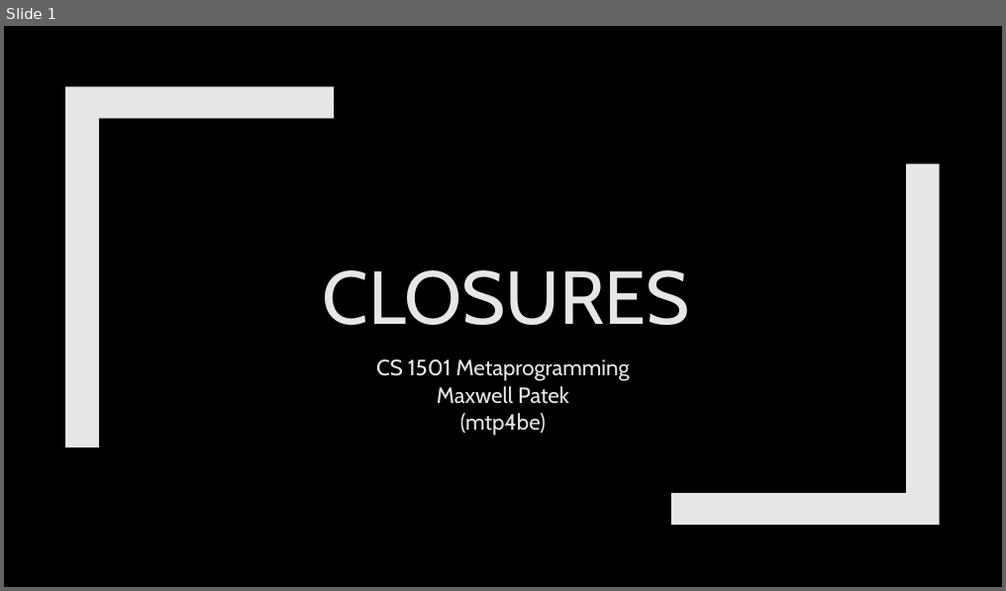
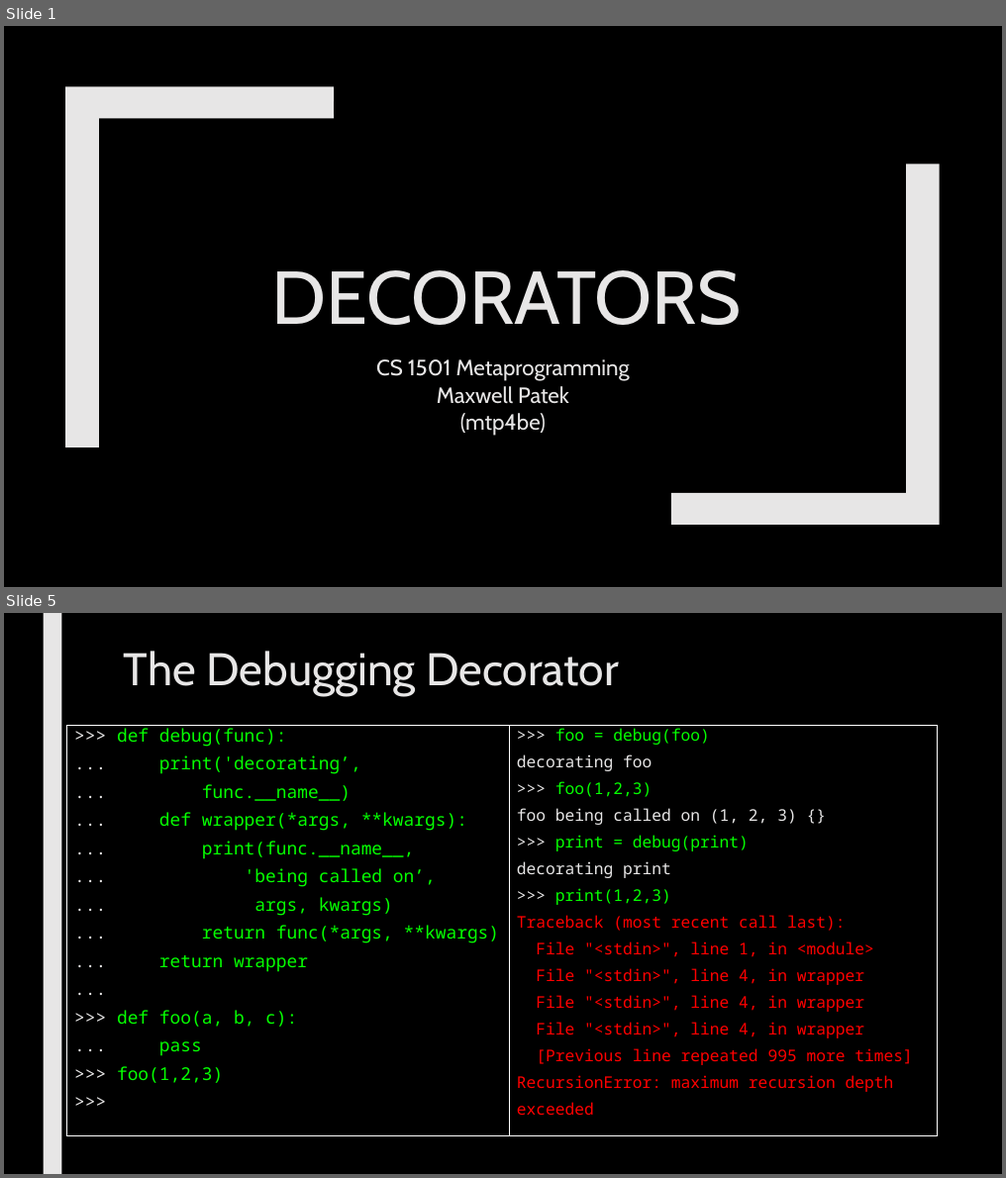
Before and after one commit to max7patek/metaprogramming, a slide deck: slides/04-Decorators.pptx. Shown one above the other, each under a label of ours: slide 1 before the commit, slides 1 and 5 after it; the slides between them are not shown. The pictures are 1006x591 and 1006x1178 pixels, drawn with LibreOffice and Linux fonts; fonts in the diff are those of the drawing. Boxes give left, top, right and bottom in pixels: in the first picture for what was removed or moved away, otherwise in the second. Text is boxed around its words. In the diff, an @@ line names an element or a change of style, - is before the commit and + after.

Commit message:
Finished draft of Decorators

```diff
--- a/slides/04-Decorators.pptx
+++ b/slides/04-Decorators.pptx
@@ slide 5 added at <box>4,613,1002,1174</box>, background #000000 @@
@@ rectangle added at <box>43,613,61,1174</box>, fill #E7E6E6 @@
@@ title added at <box>124,651,619,696</box>, 44 pt, text #E7E6E6 @@
+The Debugging Decorator
@@ rectangle added at <box>67,726,509,1137</box>, outline #FFFFFF 0.75 pt, 17 pt, text #05FF00 @@
+>>> def debug(func):
+... print('decorating’,
+... func.__name__)
+... def wrapper(*args, **kwargs):
+... print(func.__name__,
+... 'being called on’,
+... args, kwargs)
+... return func(*args, **kwargs)
+... return wrapper
+...
+>>> def foo(a, b, c):
+... pass
+>>> foo(1,2,3)
+>>>
@@ rectangle added at <box>509,726,938,1137</box>, outline #FFFFFF 0.75 pt, 15.5 pt, text #FF0000 @@
+>>> foo = debug(foo)
+decorating foo
+>>> foo(1,2,3)
+foo being called on (1, 2, 3) {}
+>>> print = debug(print)
+decorating print
+>>> print(1,2,3)
+Traceback (most recent call last):
+File "<stdin>", line 1, in <module>
+File "<stdin>", line 4, in wrapper
+File "<stdin>", line 4, in wrapper
+File "<stdin>", line 4, in wrapper
+[Previous line repeated 995 more times]
+RecursionError: maximum recursion depth
+exceeded
@@ slide 1 changed as well @@
@@ title at <box>271,271,741,325</box>: text changed @@
-CLOSURES
+DECORATORS
```
Also in this commit, not shown: 1 other slide changed, 8 other slides added, 2 slides removed, 1 other file.
